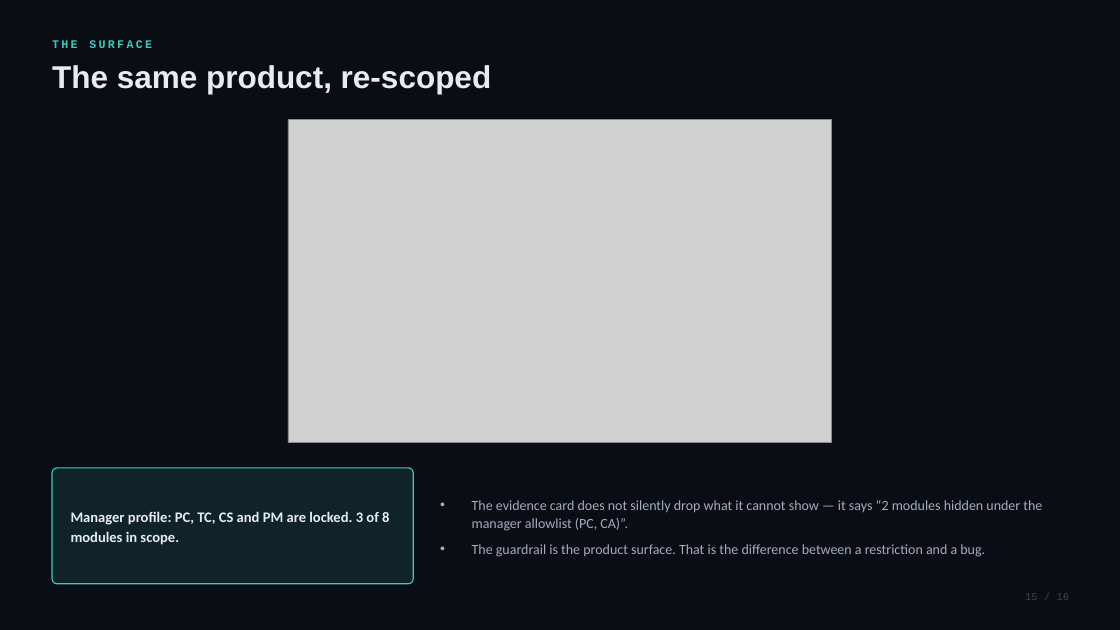
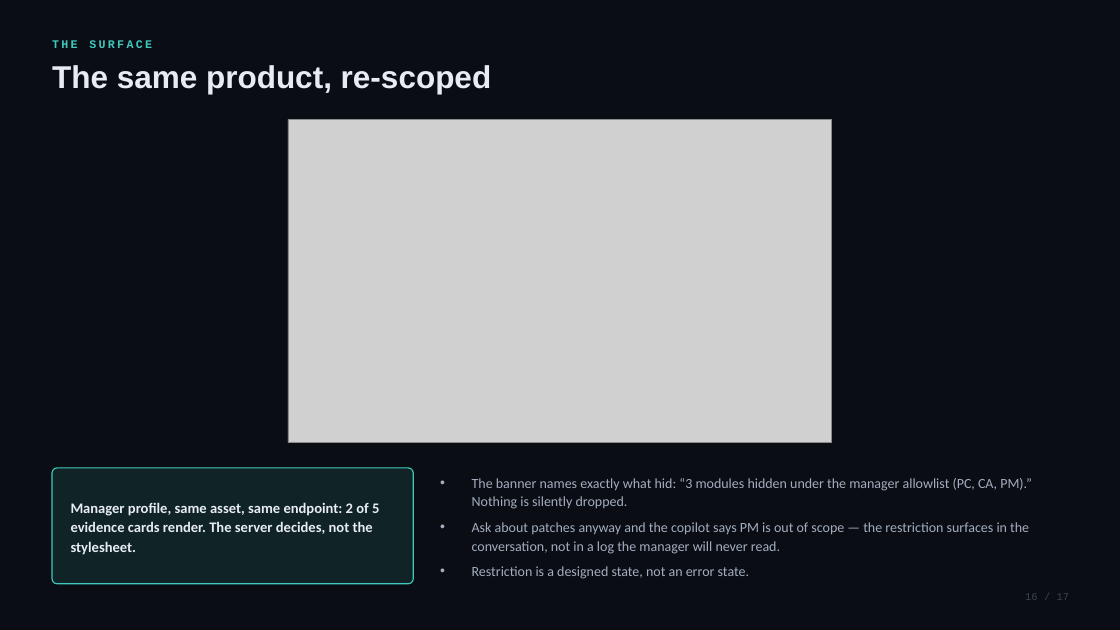
Before and after one commit to mayukhg/qualys-mcp-app, a slide deck: slide 16 of portfolio/risk-copilot-deck-tight.pptx (slide 15 before the commit). Drawn at 1120x630 pixels with LibreOffice and Linux fonts; fonts in the diff are those of the drawing; grey boxes stand for pictures. Boxes give left, top, right and bottom in pixels: in the first picture for what was removed or moved away, otherwise in the second. Text is boxed around its words. In the diff, an @@ line names an element or a change of style, - is before the commit and + after.

```diff
--- a/portfolio/risk-copilot-deck-tight.pptx
+++ b/portfolio/risk-copilot-deck-tight.pptx
@@ text at (472, 478, 1032, 579): text changed @@
-• The evidence card does not silently drop what it cannot show — it says “2 modules hidden under the manager allowlist (PC, CA)”.
-• The guardrail is the product surface. That is the difference between a restriction and a bug.
+• The banner names exactly what hid: “3 modules hidden under the manager allowlist (PC, CA, PM).” Nothing is silently dropped.
+• Ask about patches anyway and the copilot says PM is out of scope — the restriction surfaces in the conversation, not in a log the manager will never read.
+• Restriction is a designed state, not an error state.
@@ text at (71, 502, 379, 555): text changed @@
-Manager profile: PC, TC, CS and PM are locked. 3 of 8 modules in scope.
+Manager profile, same asset, same endpoint: 2 of 5 evidence cards render. The server decides, not the stylesheet.
@@ text at (1025, 593, 1070, 600): text changed @@
-15 / 16
+16 / 17
```
Also in this commit, not shown: 12 other slides changed, 3 slides added, 2 slides removed, 7 other files.
